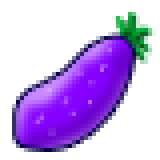
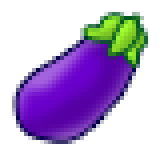
Layers edited between the first and the second 160x160 image:
"Слой 14": opacity 44% → 100%, painted on it over [32, 12, 140, 136]
added layer "Фигура 12" in group "2" over [108, 20, 140, 56]
added layer "Слой 15" in group "2" over [72, 12, 144, 76]
added layer "Фигура 11" in group "2" over [84, 16, 144, 68]
"Слой 13": opacity 55% → 39%, painted on it over [12, 12, 156, 152]
painted on "Слой 12" over [12, 12, 156, 152]
painted on "Фигура 10" over [16, 20, 140, 148]
removed layer "Слой 11" over [112, 12, 156, 64]
